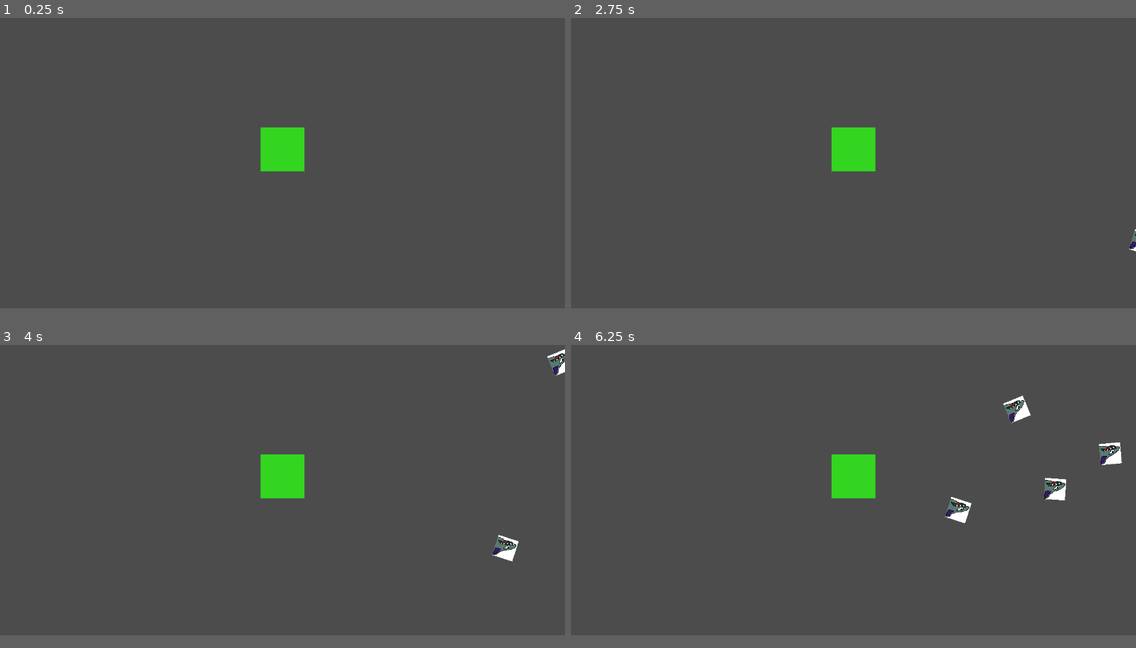
Above: before the commit, frames 1-4 (two rows, left to right).
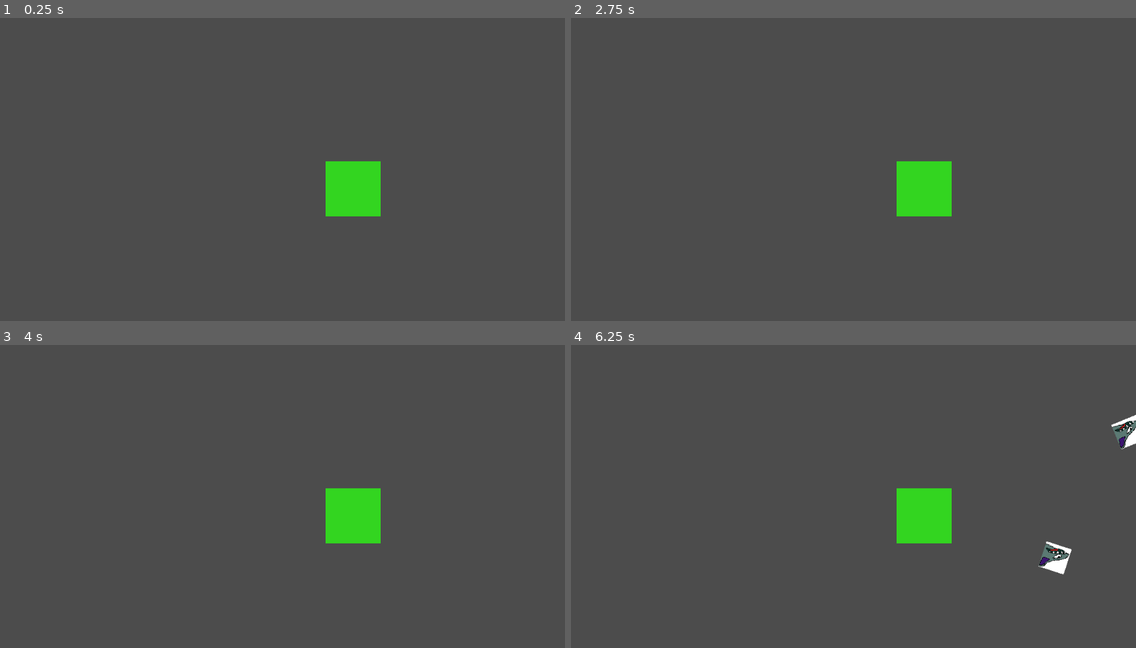
Above: after the commit, the same moments.

Repository: NOTsyrup/Plane-Game
Game: Godot game, scene res://Enemies/Main.tscn
The game is run twice, just before and just after one commit, with the same random seed, the same clock (stepped at 60 frames per second) and the same inputs. The project has no main scene, so this scene is started directly.
Inputs:
- Up to frame 1 (0.25 s): no input
- Up to frame 2 (2.75 s): tap Enter at 0.5, 2 s; tap Space at 1.25 s
- Up to frame 3 (4 s): tap Space at 2.75 s
- Up to frame 4 (6.25 s): no input
In our replay, the window is 800x450 before the commit and 800x468 after it. These sizes can differ from the game's own. Grey fills any space a smaller window leaves; there, only what the larger window draws over its background counts as a difference.

The runs differ from the first frame. In frame 1, 2.9% of the frame differs, in the area x 46-68%, y 36-66%; in frame 2, 2.9%; in frame 3, 3.3%; in frame 4, 4.6%, in the area x 46-100%, y 16-76%.

Commit message:
Update project.godot

Diff:
--- a/project.godot
+++ b/project.godot
@@ -11,12 +11,6 @@
 [application]
 
 config/name="Plane Game"
-config/icon="res://icon.png"
-
-[display]
-
-window/size/width=1280
-window/size/height=720
 
 [physics]
 
